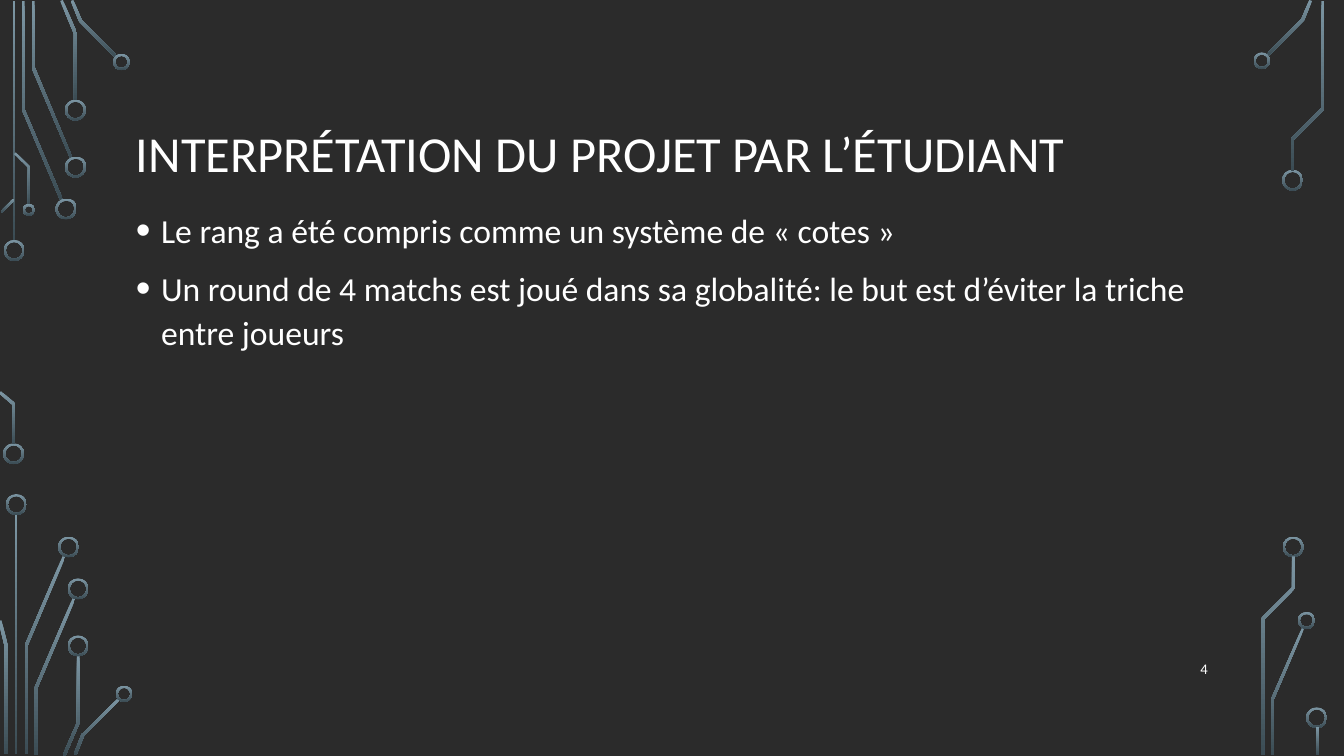
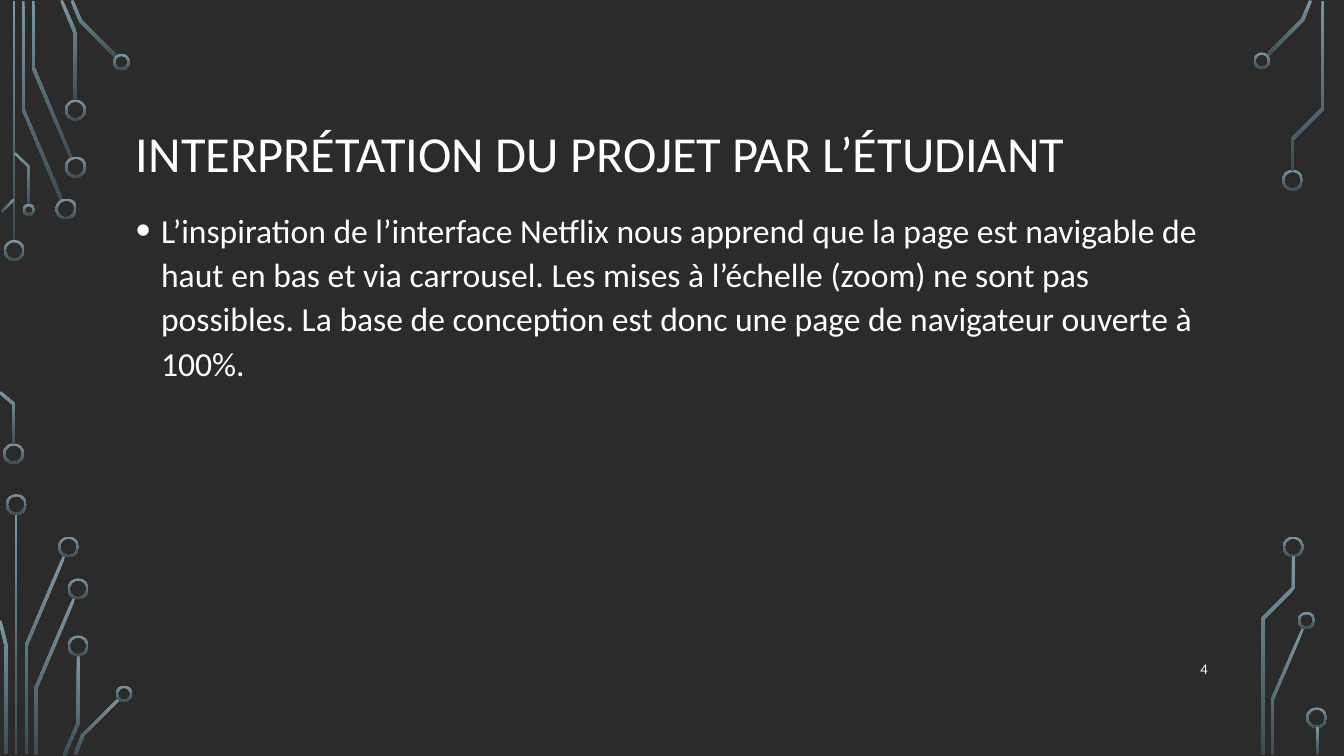
Before and after one commit to gmaOCR/TP6, a slide deck: slide 4 of TP6.odp. Drawn at 1344x756 pixels with LibreOffice and Linux fonts; fonts in the diff are those of the drawing; background and template pictures are left out; a plain dark background stands for a picture behind light text. Boxes give left, top, right and bottom in pixels: in the first picture for what was removed or moved away, otherwise in the second. Text is boxed around its words. In the diff, an @@ line names an element or a change of style, - is before the commit and + after.

```diff
--- a/TP6.odp
+++ b/TP6.odp
@@ text at box(161, 219, 1196, 377): text changed @@
-• Le rang a été compris comme un système de « cotes »
-• Un round de 4 matchs est joué dans sa globalité: le but est d’éviter la triche entre joueurs
+• L’inspiration de l’interface Netflix nous apprend que la page est navigable de haut en bas et via carrousel. Les mises à l’échelle (zoom) ne sont pas possibles. La base de conception est donc une page de navigateur ouverte à 100%.
```
Also in this commit, not shown: 3 other slides changed, 1 other file.
